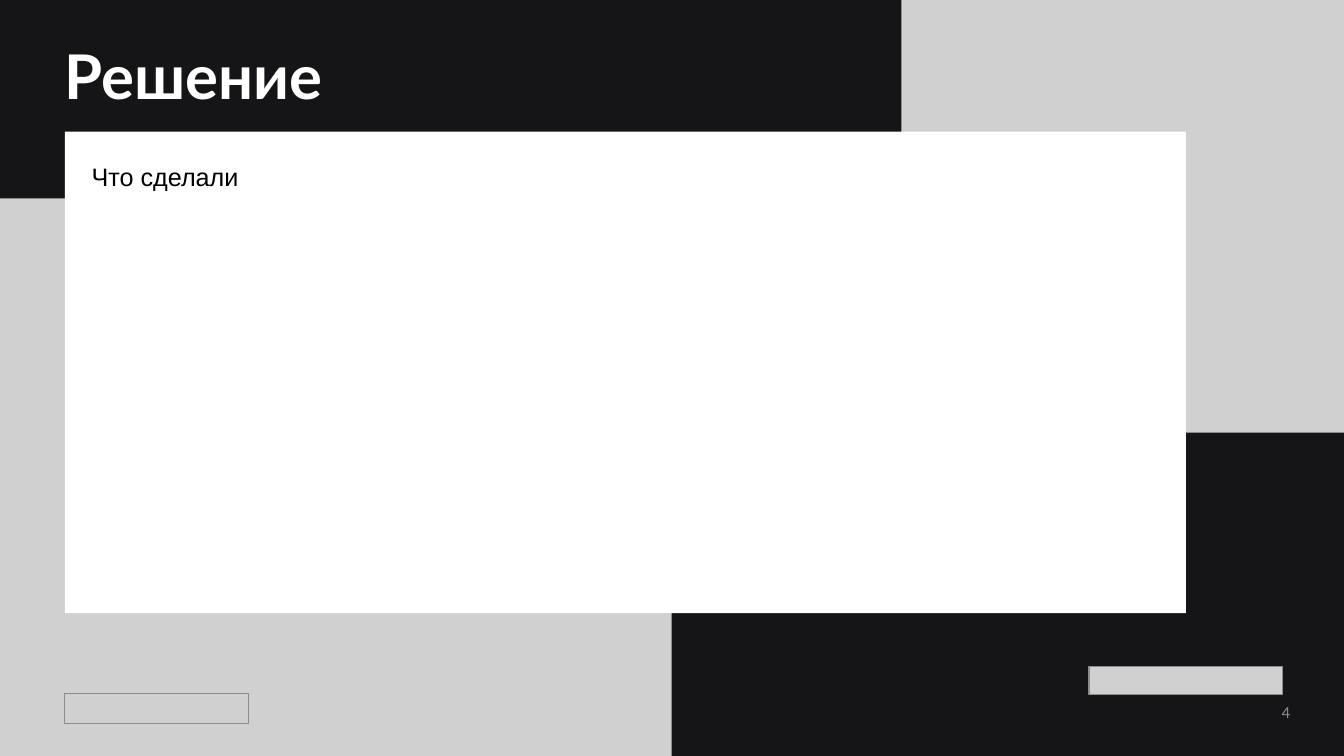
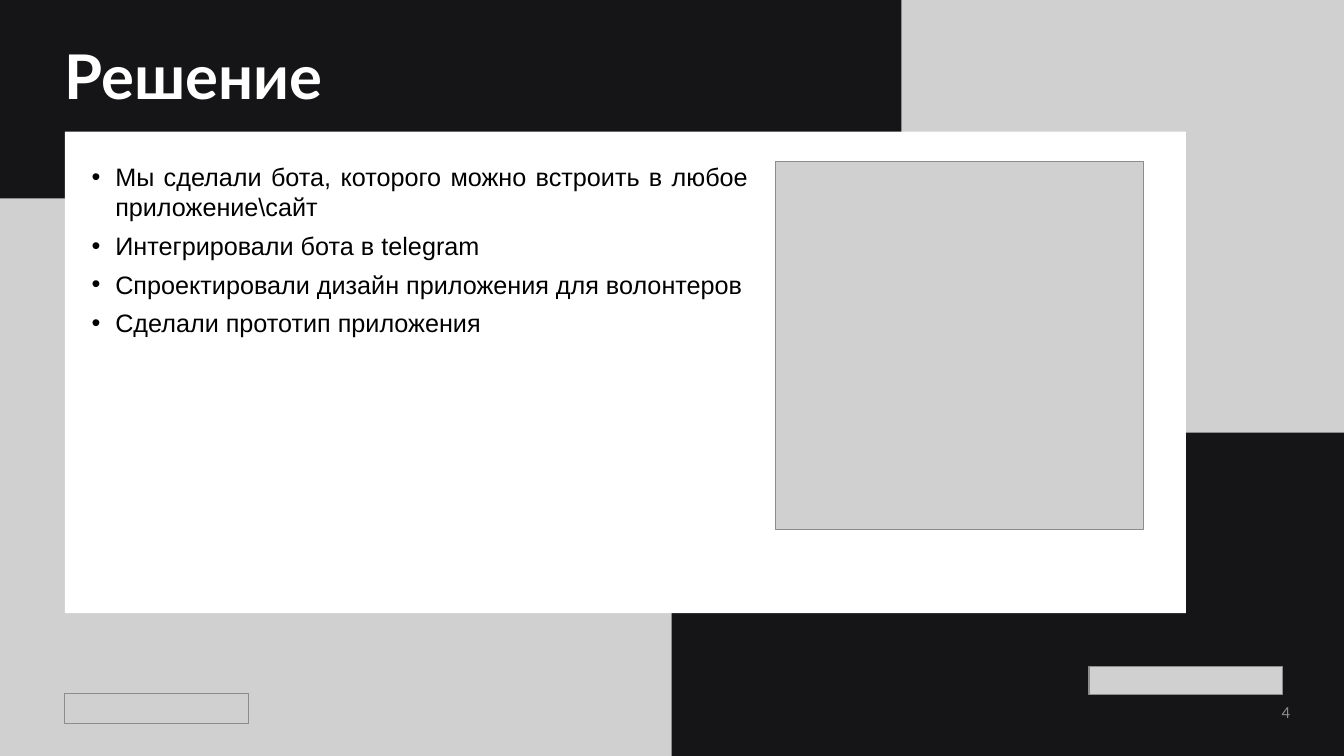
Before and after one commit to vasemkin/wildhack--volunteers, a slide deck: slide 4 of presentation/demo_bITb.pptx. Drawn at 1344x756 pixels with LibreOffice and Linux fonts; fonts in the diff are those of the drawing; grey boxes stand for pictures. Boxes give left, top, right and bottom in pixels: in the first picture for what was removed or moved away, otherwise in the second. Text is boxed around its words. In the diff, an @@ line names an element or a change of style, - is before the commit and + after.

```diff
--- a/presentation/demo_bITb.pptx
+++ b/presentation/demo_bITb.pptx
@@ text at (115, 167, 748, 338): text changed @@
-Что сделали
+• Мы сделали бота, которого можно встроить в любое приложение\сайт
+• Интегрировали бота в telegram
+• Спроектировали дизайн приложения для волонтеров
+• Сделали прототип приложения
@@ picture added at (775, 162, 1143, 530) @@
```
Also in this commit, not shown: 3 other slides changed, 2 slides added, 1 slide removed.
